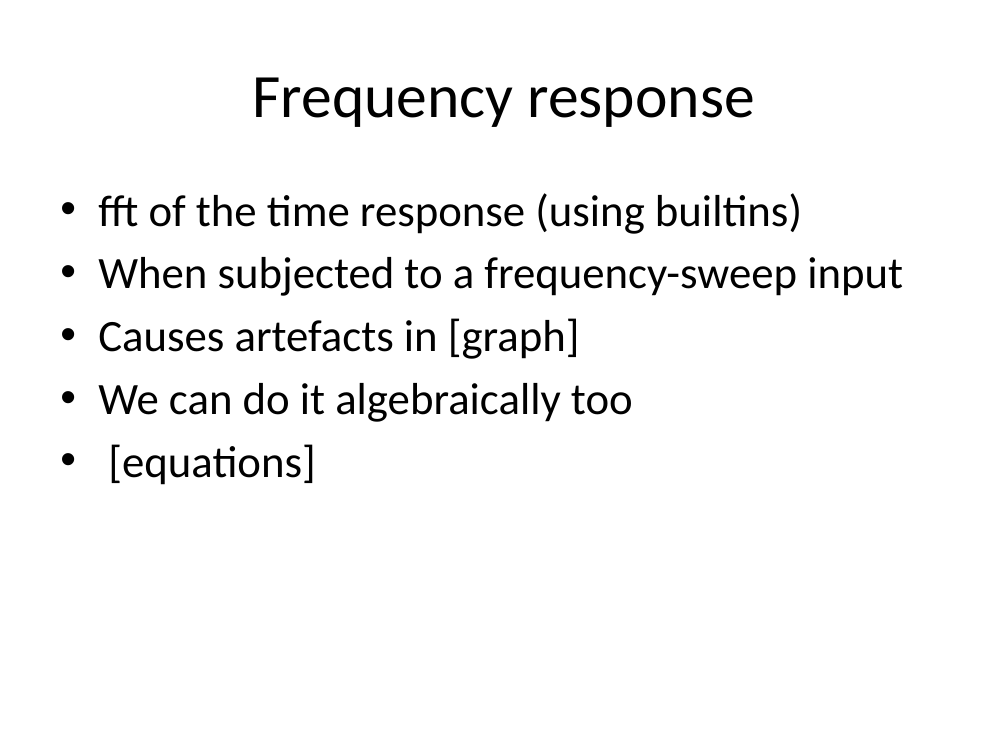
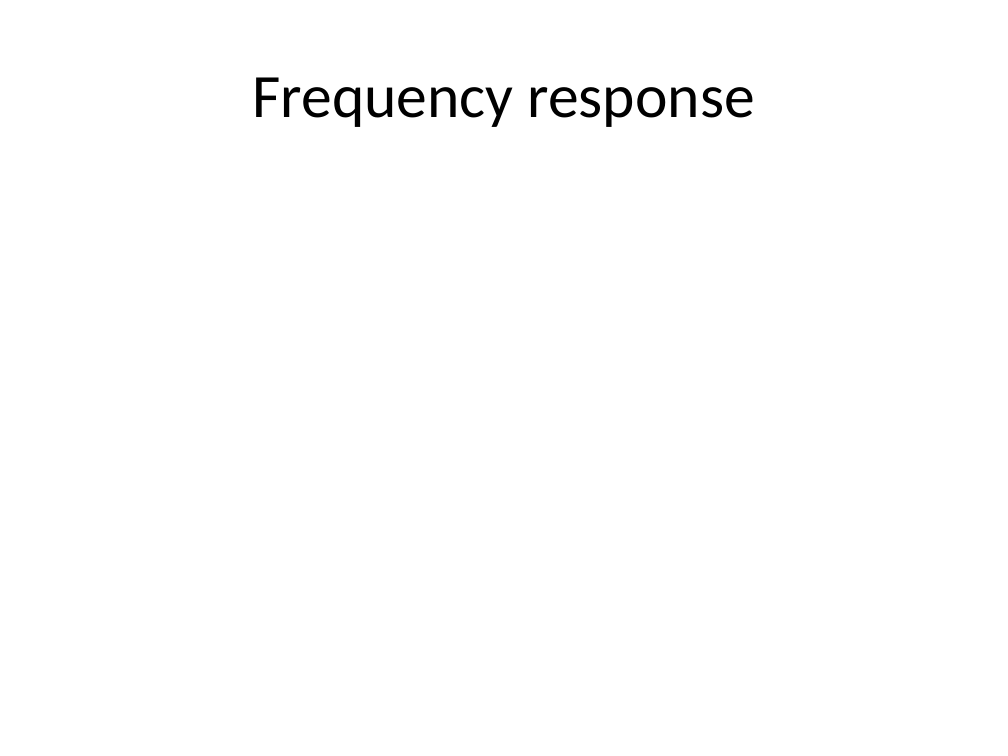
Before and after one commit to eric-wieser/cued-icw, a slide deck: slide 6 of powerpoint.pptx (slide 5 before the commit). Drawn at 1008x756 pixels with LibreOffice and Linux fonts; fonts in the diff are those of the drawing; grey boxes stand for pictures. Boxes give left, top, right and bottom in pixels: in the first picture for what was removed or moved away, otherwise in the second. Text is boxed around its words. In the diff, an @@ line names an element or a change of style, - is before the commit and + after.

Commit message:
Added equations

```diff
--- a/powerpoint.pptx
+++ b/powerpoint.pptx
@@ text removed at [98, 193, 903, 485] @@
-• fft of the time response (using builtins)
-• When subjected to a frequency-sweep input
-• Causes artefacts in [graph]
-• We can do it algebraically too
-• [equations]
```
Also in this commit, not shown: 2 other slides changed, 2 slides added.
